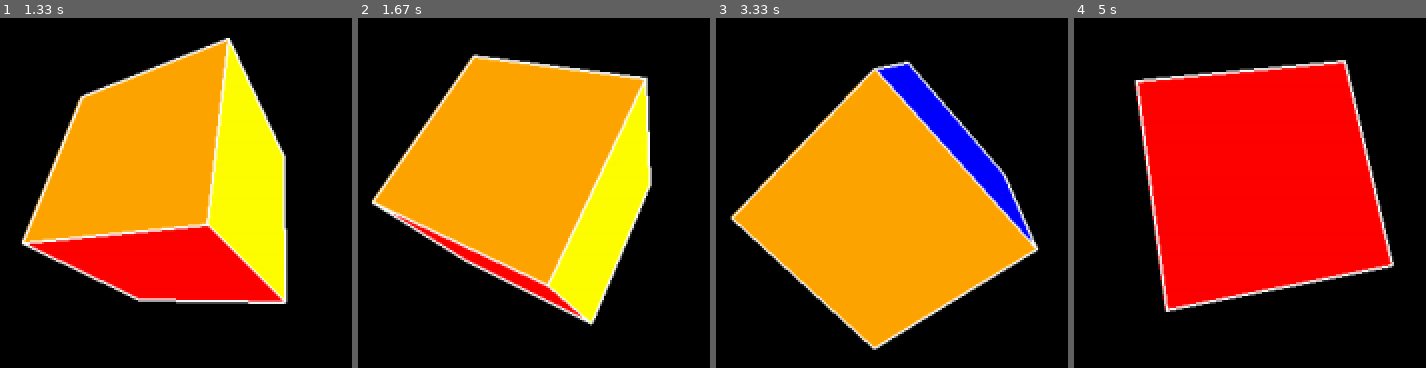
Above: before the commit, frames 1-4 (left to right).
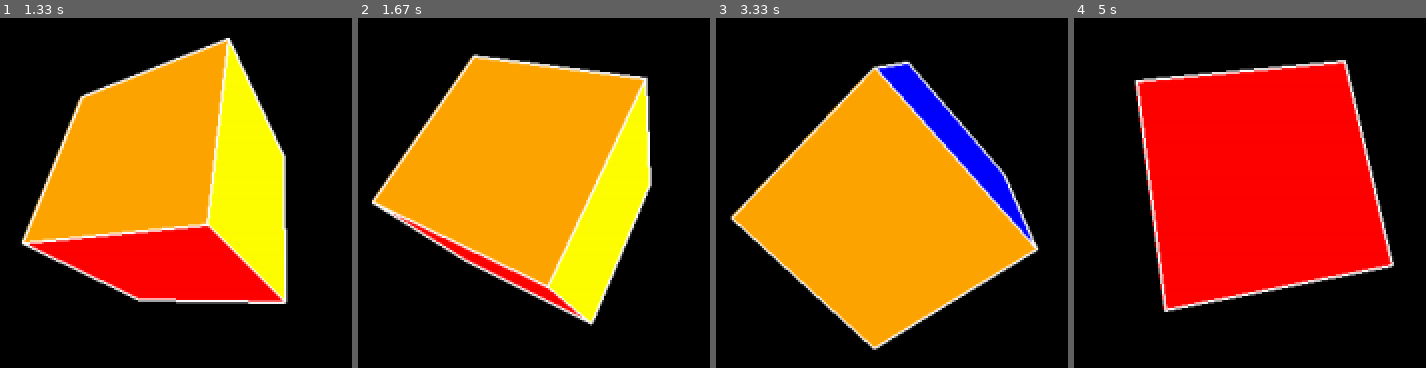
Above: after the commit, the same moments.

Repository: wyohara/game_tosco
Game: pygame game, started from engine/engine.py
The game is run twice, just before and just after one commit, with the same random seed, the same clock (stepped at 60 frames per second) and the same inputs.
Inputs:
- Up to frame 1 (1.33 s): no input
- Up to frame 2 (1.67 s): no input
- Up to frame 3 (3.33 s): no input
- Up to frame 4 (5 s): no input

Frame 1 is identical in both runs. In frame 2, 1.0% of the frame differs, in the area x 11-80%, y 22-86%; in frame 3, 1.1%, in the area x 7-88%, y 12-62%; in frame 4, 0.9%.

Commit message:
refatorado, separando a criação do objeto 3d de sua manipulação

Diff:
--- /dev/null
+++ b/engine/controle_3d_abs.py
@@ -0,0 +1,36 @@
+from abc import ABC
+import pygame
+from objeto_3d import Objeto_3D
+
+class Controle_3D_Abs(ABC):
+    """
+    Classe base para modelos 3D. Gerencia a criação, rotação e desenho de objetos 3D.
+    Esta classe é uma abstração e deve ser extendida para implementar funcionalidades adicionais.
+
+    :param pygame: Instância do Pygame utilizada para renderização.
+    """
+    def __init__(self, pygame: pygame):
+        """
+        Inicializa o modelo 3D e o objeto 3D.
+
+        :param pygame: Instância do Pygame utilizada para renderização.
+        """
+        self.pygame = pygame
+        self.objeto_3d: Objeto_3D = Objeto_3D(pygame)  # Criação do objeto 3D
+        self.largura, self.altura = pygame.display.get_surface().get_size()  # Largura e altura da tela
+
+    def controlar_objeto_3d(self):
+        """
+        Controla o objeto 3D: realiza a rotação e o desenho das faces e arestas.
+
+        Este método realiza a rotação do objeto 3D, atualiza seus ângulos de rotação
+        e desenha as faces e arestas na tela.
+        """
+        # Realiza a rotação do objeto com base nos ângulos de visão atuais
+        posicao_dos_vertices = self.objeto_3d.rotacionar(self.objeto_3d.angulo_visao)
+
+        # Desenha o objeto 3D com os vértices rotacionados
+        self.objeto_3d.desenhar_objeto(posicao_dos_vertices)
+
+        # Atualiza os ângulos de rotação do objeto 3D
+        self.objeto_3d.atualizar_angulo_de_visao()
--- a/engine/cubo.py
+++ b/engine/cubo.py
@@ -1,74 +1,36 @@
 import numpy as np
 import math
-from model_3d import Model_3D
+from controle_3d_abs import Controle_3D_Abs
 
-class Cubo(Model_3D):
-    def __init__(self, pygame, largura_tela, altura_tela):
-        super().__init__(pygame=pygame, largura_tela=largura_tela, altura_tela=altura_tela)
+class Cubo(Controle_3D_Abs):
+    def __init__(self, pygame):
+        super().__init__(pygame=pygame)
         # Usar numpy array diretamente para armazenar os vértices
-        self._vertices = np.array([
+        self.objeto_3d.vertices = np.array([
             [-1, -1, -1], [1, -1, -1], [1, 1, -1], [-1, 1, -1],  # Frente
             [-1, -1, 1], [1, -1, 1], [1, 1, 1], [-1, 1, 1]  # Trás
         ])
 
-        self._faces = [
+        self.objeto_3d.faces = np.array([
             [0, 1, 2, 3],  # Frente
             [4, 5, 6, 7],  # Trás
             [0, 1, 5, 4],  # Inferior
             [2, 3, 7, 6],  # Superior
             [0, 3, 7, 4],  # Esquerda
             [1, 2, 6, 5]   # Direita
-        ]
-        self.arestas =  [
+        ])
+
+        self.objeto_3d.arestas = np.array([
             [0, 1], [1, 2], [2, 3], [3, 0],  # Frente
             [4, 5], [5, 6], [6, 7], [7, 4],  # Traseira
             [0, 4], [1, 5], [2, 6], [3, 7]   # Conectando as faces
-        ]
+        ])
 
-    def get_cores_faces(self):
-        return [
+        self.objeto_3d.cores_faces = np.array([
             (255, 0, 0),    # Vermelho (frente)
             (0, 255, 0),    # Verde (traseira)
             (0, 0, 255),    # Azul (superior)
             (255, 255, 0),  # Amarelo (inferior)
             (255, 165, 0),  # Laranja (esquerda)
             (255, 0, 128)   # Roxo (direita)
-        ]
-
-    def set_vertice(self, novos_vertices):
-        self._vertices = np.array(novos_vertices)
-
-    def rotacionar(self, angulo_x, angulo_y, angulo_z):
-        """Rotaciona um ponto 3D em torno dos eixos X, Y e Z."""
-        # Matriz de rotação no eixo X
-        rot_x = np.array([
-        [1, 0, 0],
-        [0, np.cos(angulo_x), -np.sin(angulo_x)],
-        [0, np.sin(angulo_x), np.cos(angulo_x)]
-    ])
-
-        # Matriz de rotação no eixo Y
-        rot_y = np.array([
-        [np.cos(angulo_y), 0, np.sin(angulo_y)],
-        [0, 1, 0],
-        [-np.sin(angulo_y), 0, np.cos(angulo_y)]
-    ])
-
-    # Matriz de rotação no eixo Z
-        rot_z = np.array([
-        [np.cos(angulo_z), -np.sin(angulo_z), 0],
-        [np.sin(angulo_z), np.cos(angulo_z), 0],
-        [0, 0, 1]
-    ])
-
-        # Aplicando as rotações sucessivas nos 3 eixos (X, Y, Z)
-        rotated_vertices = np.dot(self._vertices, rot_x)  # Rotaciona no eixo X
-        rotated_vertices = np.dot(rotated_vertices, rot_y)  # Rotaciona no eixo Y
-        rotated_vertices = np.dot(rotated_vertices, rot_z)  # Rotaciona no eixo Z
-
-        return rotated_vertices
-
-
-    def atualizar_angulo_rotacao(self, angulo_x, angulo_y, angulo_z, incremento=0.01):
-        """Atualiza os ângulos de rotação."""
-        return angulo_x + incremento, angulo_y + incremento, angulo_z + incremento
+        ])
--- a/engine/engine.py
+++ b/engine/engine.py
@@ -26,7 +26,7 @@
         pygame_clock = pygame.time.Clock()
 
         # Instanciando o cubo uma vez fora do loop
-        cubo = Cubo(pygame=pygame, largura_tela=self.SCREEN_WIDTH, altura_tela=self.SCREEN_HEIGHT)
+        cubo = Cubo(pygame=pygame)
         angulo_x, angulo_y, angulo_z = 0.0, 0.0, 0.0
 
         while True:
@@ -40,10 +40,7 @@
             self.screen.fill(self.BACKGROUND_COLOR)
 
             # Desenhando o cubo
-            cubo.desenhar_cubo(self.screen, cubo.rotacionar(angulo_x, angulo_y, angulo_z))
-
-            # Atualizando os ângulos de rotação
-            angulo_x, angulo_y, angulo_z = cubo.atualizar_angulo_rotacao(angulo_x, angulo_y, angulo_z)
+            cubo.controlar_objeto_3d()
 
             # Atualizando a tela
             pygame.display.flip()
--- a/engine/model_3d.py
+++ /dev/null
@@ -1,61 +0,0 @@
-from abc import ABC, abstractmethod
-import numpy as np
-import pygame
-
-class Model_3D(ABC):
-    def __init__(self,pygame:pygame, largura_tela:int, altura_tela:int):
-        self.pygame = pygame
-        self._faces = []
-        self.arestas = []
-        self.vertices = []
-        self.ALTURA = altura_tela
-        self.LARGURA = largura_tela
-        self._linha_edge =  (255, 255, 255)
-
-    def desenhar_cubo(self, tela, posicao_dos_vertices):
-        """Desenha as faces e arestas do cubo rotacionado na tela."""
-        posicao_dos_vertices = self.__centralizar_objeto(posicao_dos_vertices)
-
-
-        # Desenhar as faces de trás para frente
-        for _, i, face in self.__ordenar_face_por_profundidade(posicao_dos_vertices):
-            # Obter os vértices da face
-            pontos_da_face_3d = [posicao_dos_vertices[ponto] for ponto in face]
-
-            # Projeção dos vértices da face
-            pontos_face_projetado_2d = [self.__projetar_3d_em_2d(ponto) for ponto in pontos_da_face_3d]
-
-            # Desenhar a face preenchida
-            self.pygame.draw.polygon(tela, self.get_cores_faces()[i], pontos_face_projetado_2d)
-
-            # Desenhar as arestas (sobrepondo a face)
-            for ponto in range(len(pontos_face_projetado_2d)):
-                inicio_aresta = pontos_face_projetado_2d[ponto]
-                fim_aresta = pontos_face_projetado_2d[(ponto + 1) % len(pontos_face_projetado_2d)]
-                self.pygame.draw.line(tela, self._linha_edge, inicio_aresta, fim_aresta, 2)
-
-    def __ordenar_face_por_profundidade(self, posicao_vertices)->np.array:
-        """Calcula a profundidade da face com base na média dos vértices projetados.
-
-        """
-        faces_ordenadas = []
-        for i, face in enumerate(self._faces):
-            profundidade = np.mean([posicao_vertices[v][2] for v in face])
-            faces_ordenadas.append((profundidade, i, face))
-
-        faces_ordenadas.sort(reverse=True)
-
-        return faces_ordenadas
-
-    def __projetar_3d_em_2d(self, ponto_3d, fov=256, distancia_da_visao=4):
-        """Projeta as coordenadas 3D para 2D."""
-        x_2d = int(ponto_3d[0] * fov / (ponto_3d[2] + distancia_da_visao) + self.LARGURA / 2)
-        y_2d = int(-ponto_3d[1] * fov / (ponto_3d[2] + distancia_da_visao) + self.ALTURA / 2)
-        return x_2d, y_2d
-
-    def __centralizar_objeto(self, vertices):
-        """Centraliza o cubo, deslocando-o para que o centro fique em (0, 0, 0)."""
-        centro = np.mean(vertices, axis=0)
-        # Subtrair o centro de cada vértice para centralizar o cubo
-        vertices_centralizados = vertices - centro
-        return vertices_centralizados
--- /dev/null
+++ b/engine/objeto_3d.py
@@ -0,0 +1,136 @@
+import numpy as np
+import pygame
+
+class Objeto_3D:
+    def __init__(self, pygame: pygame):
+        """
+        Inicializa o objeto 3D (como um cubo) e define as propriedades necessárias para sua renderização.
+
+        :param pygame: Instância do pygame para renderização.
+        """
+        self.faces: np.array = np.array([])  # Faces do objeto 3D
+        self.arestas: np.array = np.array([])  # Arestas do objeto 3D
+        self.vertices: np.array = np.array([])  # Vértices do objeto 3D
+        self.cores_faces: np.array = np.array([])  # Cores para as faces
+        self.cor_aresta = (255, 255, 255)  # Cor da aresta (branco)
+        self.pygame = pygame  # Referência do pygame
+        self.angulo_visao = (0.0, 0.0, 0.0)  # Ângulos de visão (X, Y, Z)
+        self.largura = pygame.display.get_surface().get_size()[0]  # Largura da tela
+        self.altura = pygame.display.get_surface().get_size()[1]  # Altura da tela
+
+    def set_vertices(self, novos_vertices):
+        """
+        Define os vértices do objeto 3D.
+
+        :param novos_vertices: Lista de novos vértices para o objeto.
+        """
+        self.vertices = np.array(novos_vertices)
+
+    def desenhar_objeto(self, posicao_dos_vertices):
+        """
+        Desenha as faces e arestas do objeto 3D na tela.
+
+        :param posicao_dos_vertices: Vértices do objeto após transformação (como rotação).
+        """
+        posicao_dos_vertices = self.__centralizar_objeto(posicao_dos_vertices)
+
+        # Desenhar as faces de trás para frente, para garantir a ordem de sobreposição
+        for _, i, face in self.__ordenar_face_por_profundidade(posicao_dos_vertices):
+            # Obter os vértices da face
+            pontos_da_face_3d = [posicao_dos_vertices[ponto] for ponto in face]
+
+            # Projeção dos vértices da face para 2D
+            pontos_face_projetado_2d = [self.__projetar_3d_em_2d(ponto) for ponto in pontos_da_face_3d]
+
+            # Desenhar a face preenchida
+            self.pygame.draw.polygon(self.pygame.display.get_surface(), self.cores_faces[i], pontos_face_projetado_2d)
+
+            # Desenhar as arestas sobrepondo as faces
+            for ponto in range(len(pontos_face_projetado_2d)):
+                inicio_aresta = pontos_face_projetado_2d[ponto]
+                fim_aresta = pontos_face_projetado_2d[(ponto + 1) % len(pontos_face_projetado_2d)]
+                self.pygame.draw.line(self.pygame.display.get_surface(), self.cor_aresta, inicio_aresta, fim_aresta, 2)
+
+    def rotacionar(self, angulo: tuple) -> np.array:
+        """
+        Aplica uma rotação 3D nos vértices do objeto em torno dos eixos X, Y e Z.
+
+        :param angulo: Tupla contendo os ângulos de rotação nos eixos (X, Y, Z).
+        :return: Vértices rotacionados.
+        """
+        # Matrizes de rotação para cada eixo
+        rot_x = np.array([
+            [1, 0, 0],
+            [0, np.cos(angulo[0]), -np.sin(angulo[0])],
+            [0, np.sin(angulo[0]), np.cos(angulo[0])]
+        ])
+
+        rot_y = np.array([
+            [np.cos(angulo[1]), 0, np.sin(angulo[1])],
+            [0, 1, 0],
+            [-np.sin(angulo[1]), 0, np.cos(angulo[1])]
+        ])
+
+        rot_z = np.array([
+            [np.cos(angulo[2]), -np.sin(angulo[2]), 0],
+            [np.sin(angulo[2]), np.cos(angulo[2]), 0],
+            [0, 0, 1]
+        ])
+
+        # Aplicando as rotações nos vértices
+        rotated_vertices = np.dot(self.vertices, rot_x)  # Rotação no eixo X
+        rotated_vertices = np.dot(rotated_vertices, rot_y)  # Rotação no eixo Y
+        rotated_vertices = np.dot(rotated_vertices, rot_z)  # Rotação no eixo Z
+
+        return np.round(rotated_vertices, 3)  # Arredonda os resultados para 3 casas decimais
+
+    def atualizar_angulo_de_visao(self, incremento_x=0.01, incremento_y=0.01, incremento_z=0.01):
+        """
+        Atualiza os ângulos de rotação do objeto.
+
+        :param incremento_x: Incremento do ângulo de rotação no eixo X.
+        :param incremento_y: Incremento do ângulo de rotação no eixo Y.
+        :param incremento_z: Incremento do ângulo de rotação no eixo Z.
+        """
+        x, y, z = self.angulo_visao
+        self.angulo_visao = np.round((x + incremento_x, y + incremento_y, z + incremento_z), 3)
+
+    def __ordenar_face_por_profundidade(self, posicao_vertices) -> np.array:
+        """
+        Ordena as faces do objeto 3D pela profundidade média dos seus vértices, do mais distante para o mais próximo.
+
+        :param posicao_vertices: Vértices transformados do objeto.
+        :return: Lista de faces ordenadas pela profundidade.
+        """
+        faces_ordenadas = []
+        for i, face in enumerate(self.faces):
+            profundidade = np.round(np.mean([posicao_vertices[v][2] for v in face]), 5)
+            faces_ordenadas.append((profundidade, i, face))
+
+        faces_ordenadas.sort(reverse=True)  # Ordenação decrescente pela profundidade
+
+        return faces_ordenadas
+
+    def __projetar_3d_em_2d(self, ponto_3d, fov=256, distancia_da_visao=4) -> tuple:
+        """
+        Projeta um ponto 3D para as coordenadas 2D da tela.
+
+        :param ponto_3d: Coordenadas 3D do ponto a ser projetado.
+        :param fov: Fator de escala da projeção (Field of View).
+        :param distancia_da_visao: Distância da visão para o cálculo da perspectiva.
+        :return: Coordenadas 2D do ponto projetado.
+        """
+        x_2d = int(ponto_3d[0] * fov / (ponto_3d[2] + distancia_da_visao) + self.largura / 2)
+        y_2d = int(-ponto_3d[1] * fov / (ponto_3d[2] + distancia_da_visao) + self.altura / 2)
+        return x_2d, y_2d
+
+    def __centralizar_objeto(self, vertices) -> np.array:
+        """
+        Centraliza os vértices do objeto, deslocando-os para que o centro do objeto esteja na origem (0, 0, 0).
+
+        :param vertices: Vértices do objeto a serem centralizados.
+        :return: Vértices centralizados.
+        """
+        centro = np.mean(vertices, axis=0)
+        vertices_centralizados = vertices - centro  # Subtrai o centro de cada vértice
+        return np.round(vertices_centralizados, 3)  # Arredonda para 3 casas decimais
--- a/main.py
+++ b/main.py
@@ -3,20 +3,26 @@
 import subprocess
 
 class AmbienteVirtual:
+    """
+    Classe para gerenciar a criação e configuração de ambientes virtuais Python, incluindo a instalação de dependências.
+
+    A classe fornece métodos para:
+    - Criar um ambiente virtual.
+    - Instalar dependências a partir de um arquivo de requisitos.
+    - Salvar dependências instaladas em um arquivo de requisitos.
+    - Exibir instruções sobre como ativar e usar o ambiente virtual.
+
+    Attributes:
+        nome_env (str): O nome do ambiente virtual. O valor padrão é 'venv'.
+        requirements_txt (str): O nome do arquivo que contém os requisitos do pip. O valor padrão é 'req.txt'.
+    """
 
     def __init__(self, nome_env="venv", requirements_txt="req.txt"):
         """
-        Cria o ambiente virtual e carrega as dependências de um txt de requerimentos
+        Inicializa o objeto AmbienteVirtual com o nome do ambiente e o arquivo de requisitos.
 
-        Parameters:
-        nome_env (string, opcional): o nome do ambiente virtual. O padrão é 'venv'
-        requirements_txt (string, opcional): o nome do arquivo de requerimentos do pip a ser usado. O padrão é 'req.txt'
-
-        Methods:
-        ambiente_existe: Verifica se já existe um ambiente virtual.
-        cria_ambiente_virtual: Cria o ambiente virtual.
-        salvar_requirements: Salva o  requeriments do arquivo pip
-        exibir_instrucoes: Exibe as instruções sobre o uso do ambiente virtual
+        :param nome_env: Nome do ambiente virtual (default "venv").
+        :param requirements_txt: Nome do arquivo de requisitos pip (default "req.txt").
         """
         self.nome_env = nome_env
         self.requirements_txt = requirements_txt
@@ -25,18 +31,15 @@
         """
         Verifica se o ambiente virtual já existe.
 
-        Return:
-        Boolean: True se existir um ambiente virtual e False se não existir.
-
+        :return: True se o ambiente virtual existir, caso contrário False.
         """
         return os.path.exists(self.nome_env)
 
     def cria_ambiente_virtual(self, instrucoes=True):
         """
-        Cria um ambiente virtual e instala as dependências especificadas.
+        Cria um novo ambiente virtual e instala as dependências.
 
-        Parameters:
-        instrucoes (boolean, opcional): caso True mostra a instrução. Padrão é True
+        :param instrucoes: Se True, exibe instruções após a criação do ambiente virtual. Default é True.
         """
         if self.ambiente_existe():
             print(f"O ambiente virtual '{self.nome_env}' já existe.")
@@ -44,19 +47,21 @@
             self._criar_ambiente()
 
         self._instalar_dependencias()
-        if instrucoes: self.exibir_instrucoes()
+        if instrucoes:
+            self.exibir_instrucoes()
 
     def salvar_requirements(self):
         """
-        Executa o comando pip freeze e salva as dependências no arquivo requirements.txt.
+        Salva as dependências instaladas no ambiente virtual em um arquivo 'requirements.txt'.
         """
         with open(self.requirements_txt, 'w') as req_file:
             subprocess.run(['pip', 'freeze'], stdout=req_file)
             print(f"Dependências salvas em '{self.requirements_txt}'.")
 
-
     def _criar_ambiente(self):
-        """Cria o ambiente virtual com pip integrado."""
+        """
+        Cria o ambiente virtual com o pip integrado.
+        """
         try:
             venv.create(self.nome_env, with_pip=True)
             print(f"Ambiente virtual '{self.nome_env}' criado com sucesso!")
@@ -64,7 +69,9 @@
             print(f"Erro ao criar o ambiente virtual: {e}")
 
     def _instalar_dependencias(self):
-        """Instala as dependências especificadas no arquivo requirements.txt."""
+        """
+        Instala as dependências a partir do arquivo 'requirements.txt'.
+        """
         req_txt_path = os.path.join(os.getcwd(), self.requirements_txt)
 
         if not os.path.isfile(req_txt_path):
@@ -86,6 +93,7 @@
         """
         Retorna o caminho do executável pip dependendo do sistema operacional.
 
+        :return: Caminho do executável do pip ou None se não encontrado.
         """
         if os.name == "nt":  # Windows
             return os.path.join(self.nome_env, "Scripts", "pip")
@@ -93,16 +101,21 @@
             return os.path.join(self.nome_env, "bin", "pip")
         return None
 
-
     def exibir_instrucoes(self):
-        """Exibe instruções para ativar o ambiente virtual."""
+        """
+        Exibe instruções para ativar o ambiente virtual e acessar o diretório do projeto.
+        """
         comando_ativacao = self._get_comando_ativacao()
         print(f"Para ativar o ambiente virtual, execute: {comando_ativacao}")
-        print(f"Para acessar o diretório do arquivo, execute: cd {os.getcwd()}")
-        print("Para iniciar o shell, execute: python -m idlelib.idle")
+        print(f"Para acessar o diretório do projeto, execute: cd {os.getcwd()}")
+        print("Para iniciar o shell Python, execute: python -m idlelib.idle")
 
     def _get_comando_ativacao(self):
-        """Retorna o comando para ativar o ambiente virtual dependendo do sistema operacional."""
+        """
+        Retorna o comando para ativar o ambiente virtual, dependendo do sistema operacional.
+
+        :return: Comando para ativar o ambiente virtual.
+        """
         if os.name == "nt":  # Windows
             return f"{self.nome_env}\\Scripts\\activate"
         elif os.name == "posix":  # macOS/Linux
@@ -110,5 +123,6 @@
         return ""
 
 if __name__ == "__main__":
+    # Exemplo de uso da classe AmbienteVirtual
     ambiente = AmbienteVirtual()
     ambiente.cria_ambiente_virtual()
